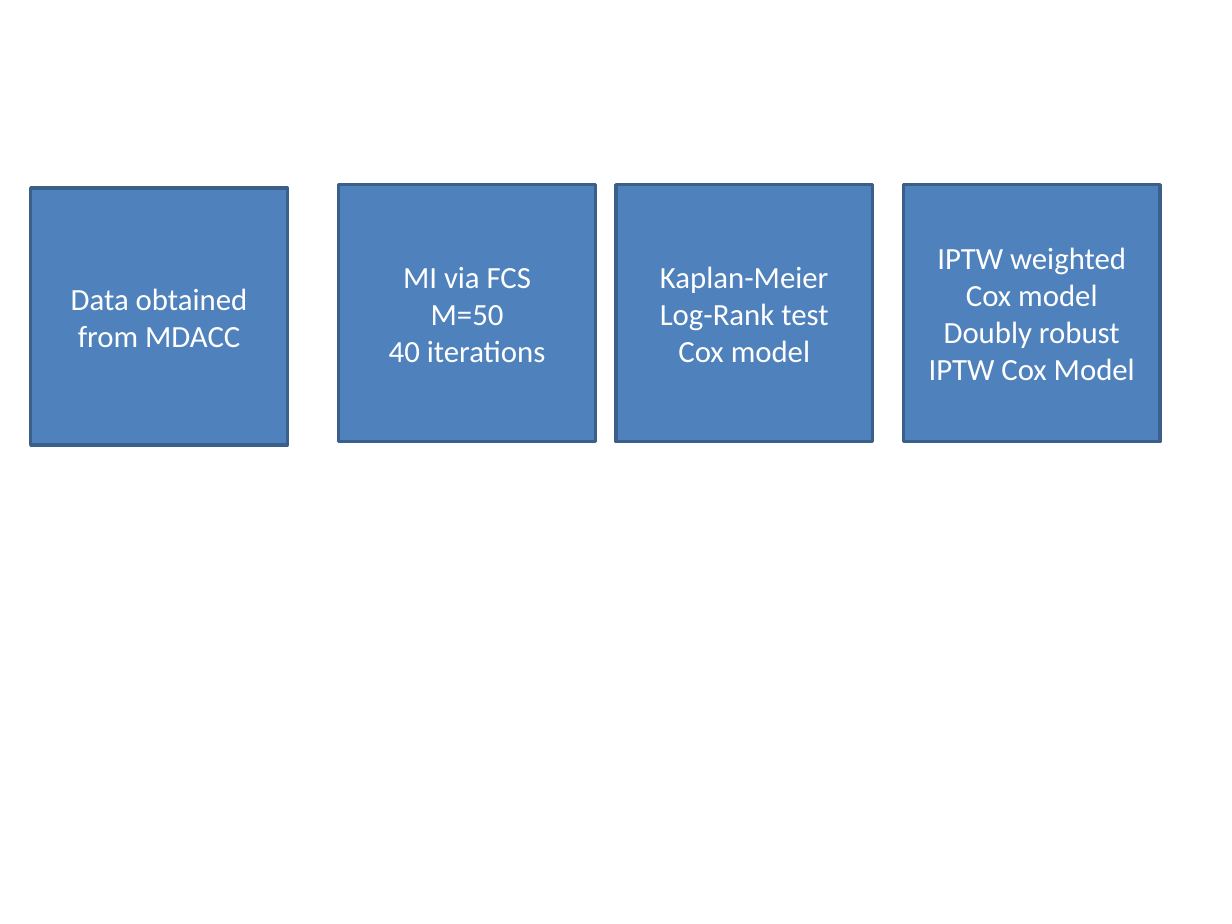
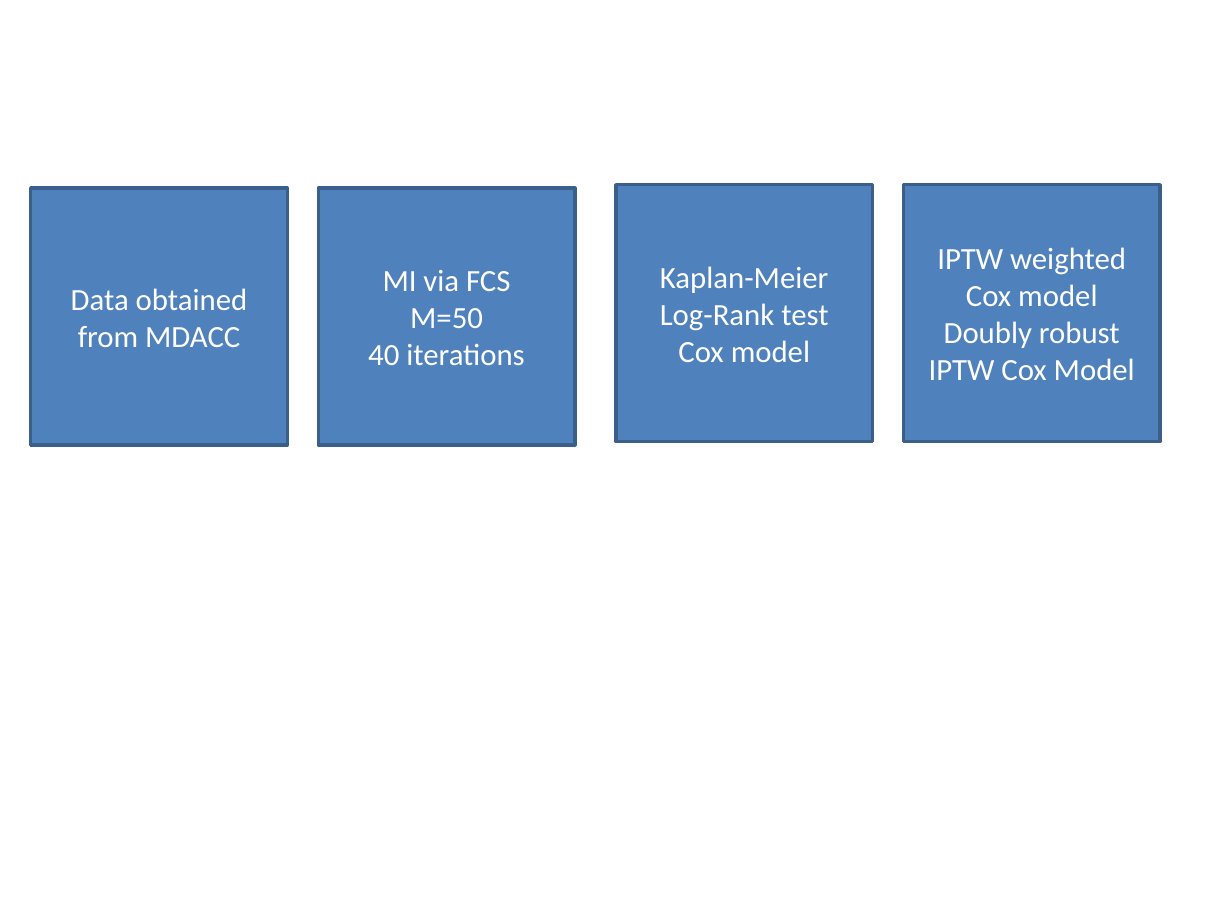
Before and after one commit to nkbxwb/Proposal, a slide deck: slide 9 of mi_picture.pptx. Drawn at 1232x924 pixels with LibreOffice and Linux fonts; fonts in the diff are those of the drawing. Boxes give left, top, right and bottom in pixels: in the first picture for what was removed or moved away, otherwise in the second. Text is boxed around its words. In the diff, an @@ line names an element or a change of style, - is before the commit and + after.

```diff
--- a/mi_picture.pptx
+++ b/mi_picture.pptx
@@ rectangle "MI via FCS": place and size @@
-rectangle "MI via FCS" at [339, 185, 595, 441]
+rectangle "MI via FCS" at [318, 188, 574, 445]
```
Also in this commit, not shown: 1 other slide changed, 9 other files.
